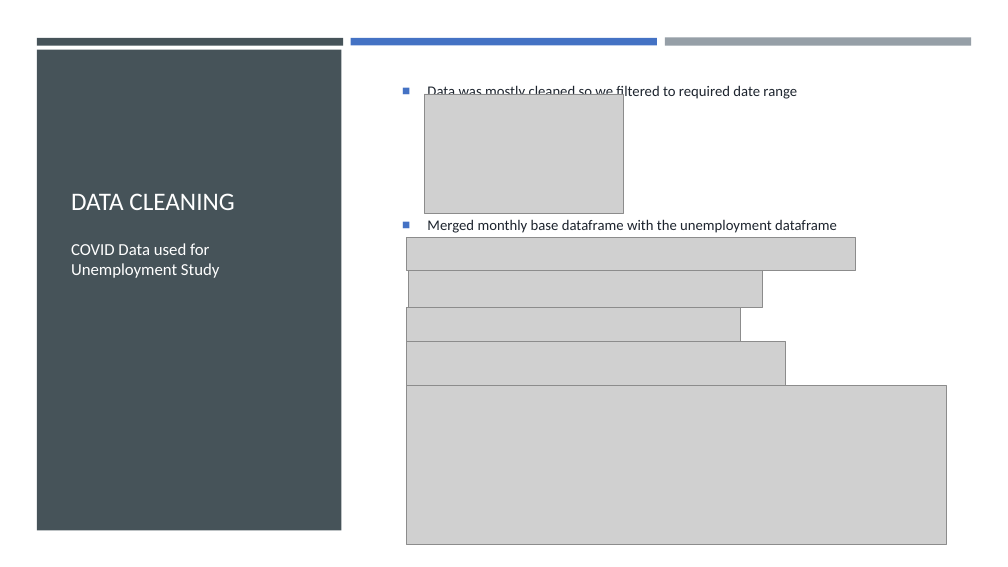
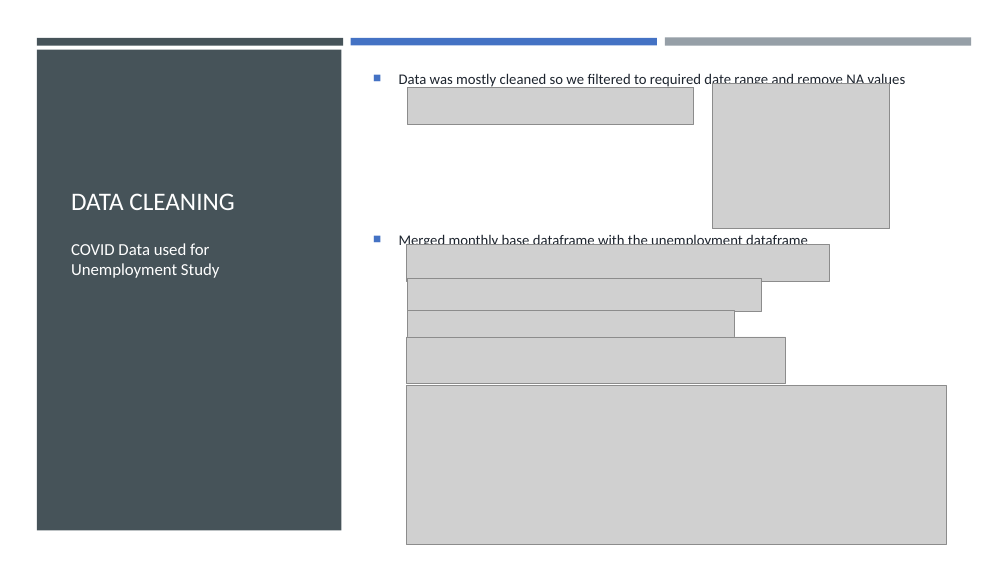
Before and after one commit to xsbaggages/Project_1, a slide deck: slide 10 of Project1.pptx. Drawn at 1008x567 pixels with LibreOffice and Linux fonts; fonts in the diff are those of the drawing; grey boxes stand for pictures. Boxes give left, top, right and bottom in pixels: in the first picture for what was removed or moved away, otherwise in the second. Text is boxed around its words. In the diff, an @@ line names an element or a change of style, - is before the commit and + after.

```diff
--- a/Project1.pptx
+++ b/Project1.pptx
@@ text "Data was mostly cleaned so ...": place and size @@
-text "Data was mostly cleaned so ..." at box(427, 83, 837, 233)
+text "Data was mostly cleaned so ..." at box(399, 71, 906, 249)
@@ text at box(399, 71, 906, 88): text changed @@
-■ Data was mostly cleaned so we filtered to required date range
+■ Data was mostly cleaned so we filtered to required date range and remove NA values
@@ picture added at box(408, 88, 693, 124) @@
@@ picture added at box(712, 83, 890, 229) @@
@@ picture removed at box(424, 94, 624, 213) @@
@@ picture: place and size @@
-picture at box(406, 237, 855, 271)
+picture at box(406, 245, 830, 281)
@@ picture: place and size @@
-picture at box(409, 271, 763, 307)
+picture at box(408, 278, 761, 312)
@@ picture: place and size @@
-picture at box(406, 307, 741, 341)
+picture at box(408, 310, 735, 340)
@@ picture: place and size @@
-picture at box(406, 342, 786, 388)
+picture at box(406, 337, 786, 383)
```
Also in this commit, not shown: 2 other slides changed, 18 other files.
